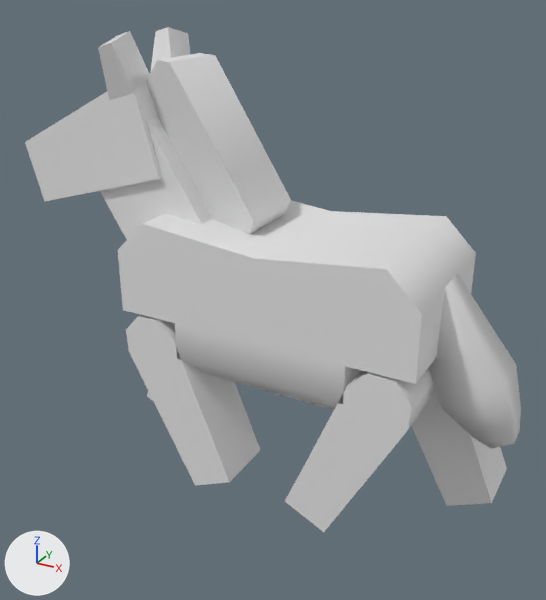
Renders of the glTF model Assets/kenney/kenney_prototype-kit/animal-horse.glb from each side of a commit.
Before and after are seen from a 50 mm camera at (0.662, -1.203, 1.018) aimed at (0.005, -0.007, 0.42). Arrows for +X, +Y and +Z are at lower left; the lights stay in place. Materials are left out; every surface is plain grey.

In view in the first picture: 'head', 'leg-back-left', 'leg-back-right', 'leg-front-left', 'leg-front-right', 'neck', 'tail', 'torso'.
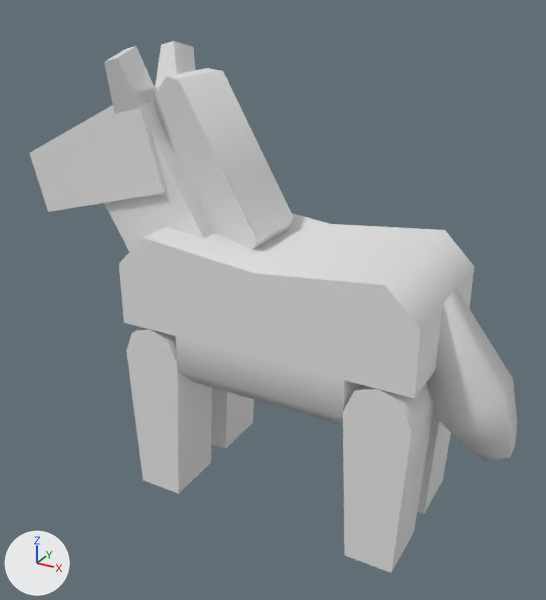
Pixel boxes [x1, y1, x2, y2] of what changed, in the pictures (546 x 600 px):
```json
{"object": "torso", "change": "moved", "before": [118, 201, 476, 410], "after": [119, 213, 474, 425]}
{"object": "neck", "change": "moved, turned", "before": [100, 53, 291, 239], "after": [104, 68, 294, 252]}
{"object": "leg-back-left", "change": "moved, turned", "before": [285, 368, 434, 532], "after": [343, 382, 434, 573]}
{"object": "head", "change": "moved, turned", "before": [25, 27, 190, 202], "after": [30, 41, 196, 212]}
{"object": "leg-front-left", "change": "moved, turned", "before": [126, 315, 260, 486], "after": [126, 327, 212, 494]}
{"object": "tail", "change": "moved, turned", "before": [428, 273, 521, 448], "after": [427, 288, 517, 461]}
{"object": "leg-back-right", "change": "moved, turned", "before": [411, 386, 507, 506], "after": [417, 407, 451, 514]}
{"object": "leg-front-right", "change": "moved, turned", "before": [147, 391, 153, 401], "after": [211, 387, 254, 448]}
```

The change, as JSON lines over the scene's bpy script:
```json
{"op": "set", "path": "ob_torso.location", "old": "(0.0, 0.0, 0.277)", "new": "(0.0, 0.0, 0.25)"}
{"op": "set", "path": "ob_leg_back_left.rotation_euler", "old": "(0.0, 0.44, 0.0)", "new": "(0.0, -0.00118, 0.0)", "note": "degrees (0, 25, 0) -> degrees (0, -0.1, 0)"}
{"op": "set", "path": "ob_leg_back_right.rotation_euler", "old": "(0.0, -0.44, 0.0)", "new": "(0.0, -0.00118, 0.0)", "note": "degrees (0, -25, 0) -> degrees (0, -0.1, 0)"}
{"op": "set", "path": "ob_leg_front_left.rotation_euler", "old": "(0.0, -0.44, 0.0)", "new": "(0.0, 0.00118, 0.0)", "note": "degrees (0, -25, 0) -> degrees (0, 0.1, 0)"}
{"op": "set", "path": "ob_leg_front_right.rotation_euler", "old": "(0.0, 0.44, 0.0)", "new": "(0.0, 0.00118, 0.0)", "note": "degrees (0, 25, 0) -> degrees (0, 0.1, 0)"}
{"op": "set", "path": "ob_neck.rotation_euler", "old": "(0.0, -0.042, 0.0)", "new": "(0.0, -0.000786, 0.0)", "note": "degrees (0, -2.4, 0) -> degrees (0, 0, 0)"}
{"op": "set", "path": "ob_head.rotation_euler", "old": "(0.0, 0.028, 0.0)", "new": "(0.0, 0.000524, 0.0)", "note": "degrees (0, 1.6, 0) -> degrees (0, 0, 0)"}
{"op": "set", "path": "ob_tail.rotation_euler", "old": "(0.0, -0.014, 0.0)", "new": "(0.0, 0.0, 0.0)", "note": "degrees (0, -0.8, 0) -> degrees (0, 0, 0)"}
```
